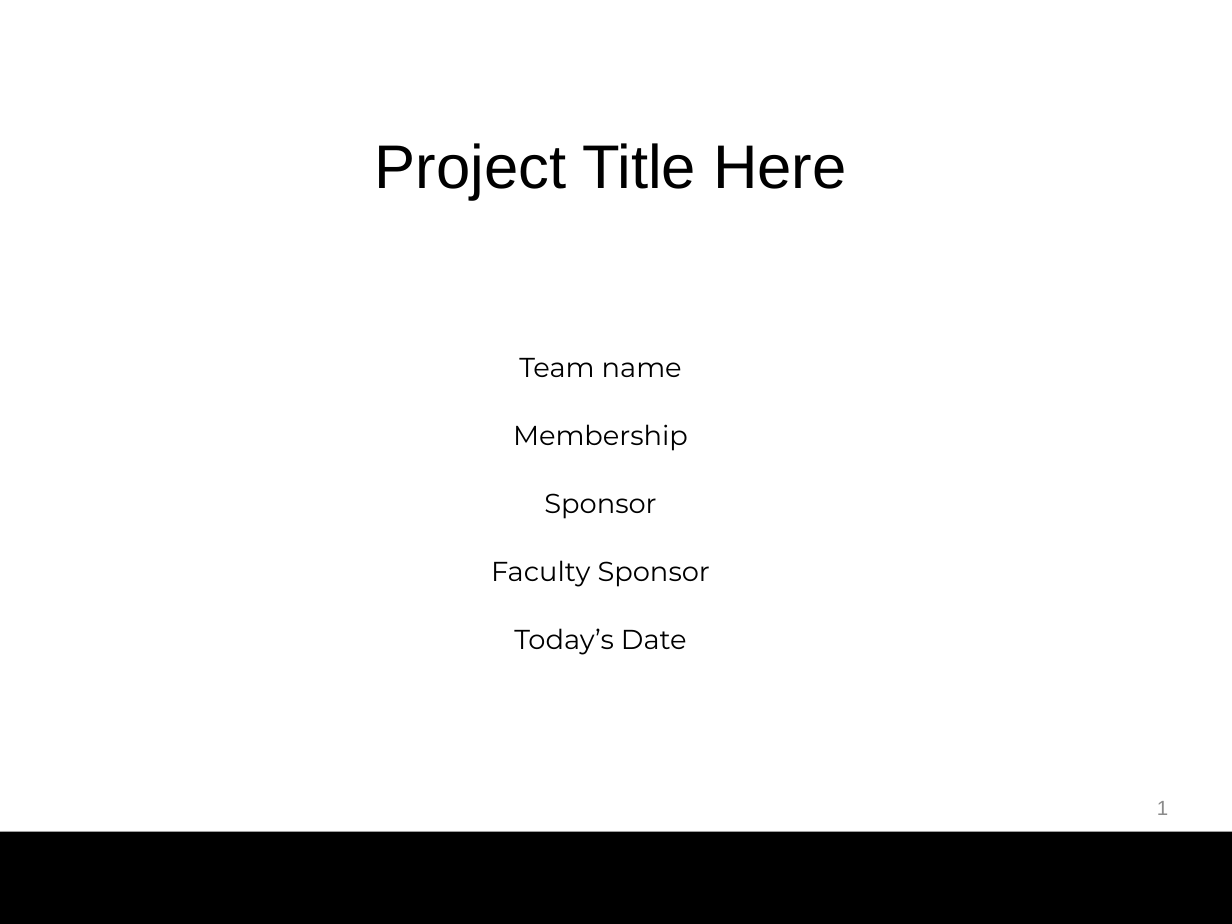
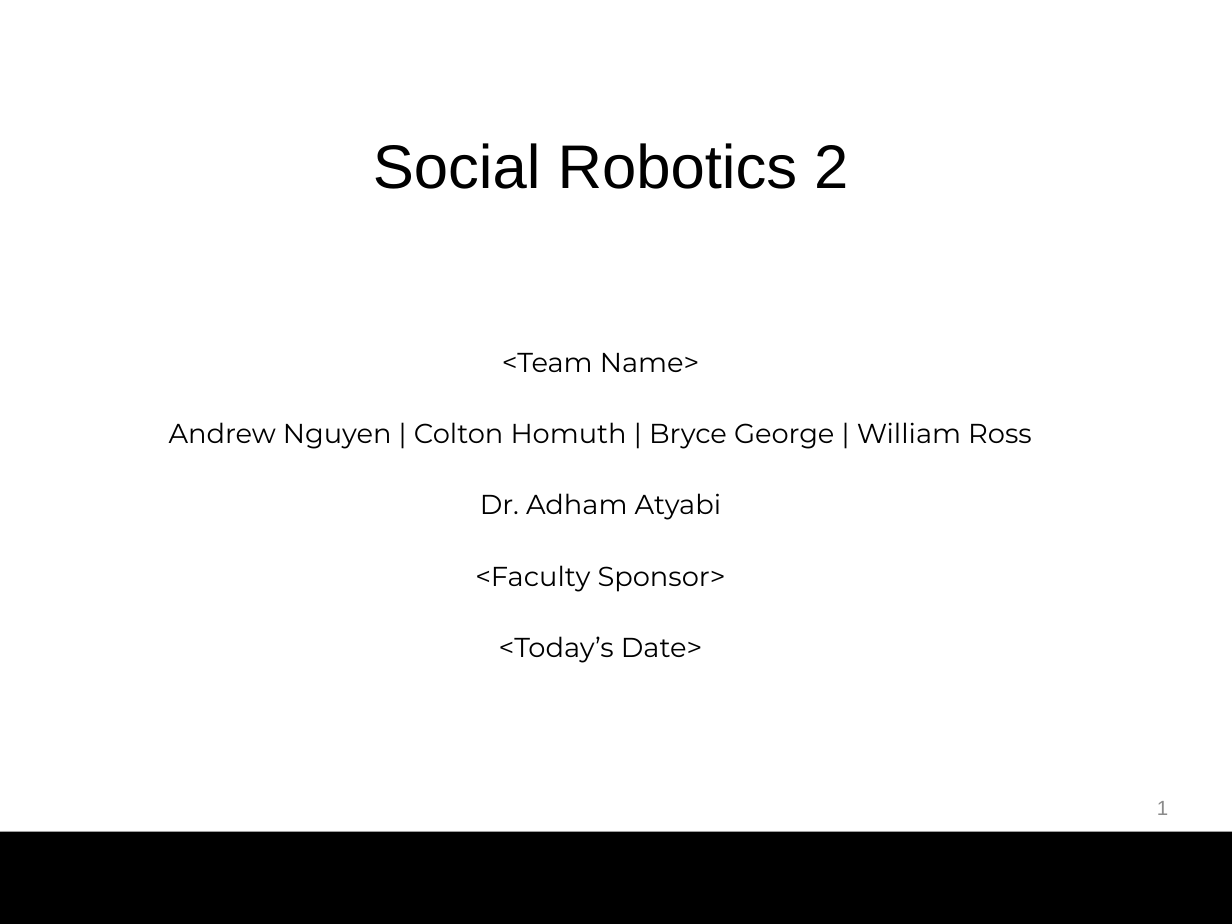
Before and after one commit to bg719/UCCS-Social-Robotics, a slide deck: slide 1 of docs/WeeklyUpdates/WeeklyUpdateTemplate.pptx. Drawn at 1232x924 pixels with LibreOffice and Linux fonts; fonts in the diff are those of the drawing; background and template pictures are left out. Boxes give left, top, right and bottom in pixels: in the first picture for what was removed or moved away, otherwise in the second. Text is boxed around its words. In the diff, an @@ line names an element or a change of style, - is before the commit and + after.

```diff
--- a/docs/WeeklyUpdates/WeeklyUpdateTemplate.pptx
+++ b/docs/WeeklyUpdates/WeeklyUpdateTemplate.pptx
@@ text at (x1=373, y1=143, x2=848, y2=189): text changed @@
-Project Title Here
+Social Robotics 2
@@ text at (x1=169, y1=353, x2=1032, y2=663): text changed @@
-Team name
-Membership
-Sponsor
-Faculty Sponsor
-Today’s Date
+<Team Name>
+Andrew Nguyen | Colton Homuth | Bryce George | William Ross
+Dr. Adham Atyabi
+<Faculty Sponsor>
+<Today’s Date>
```
Also in this commit, not shown: 1 slide added, 1 slide removed.
